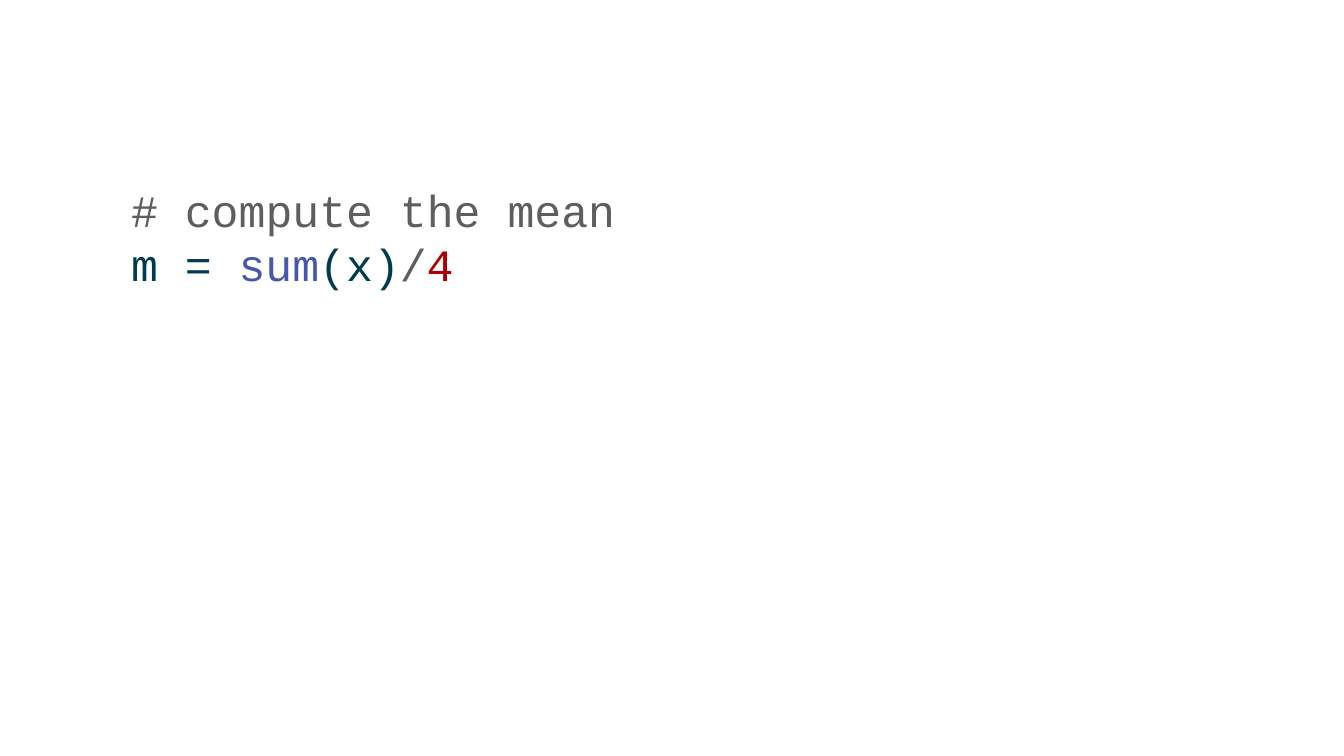
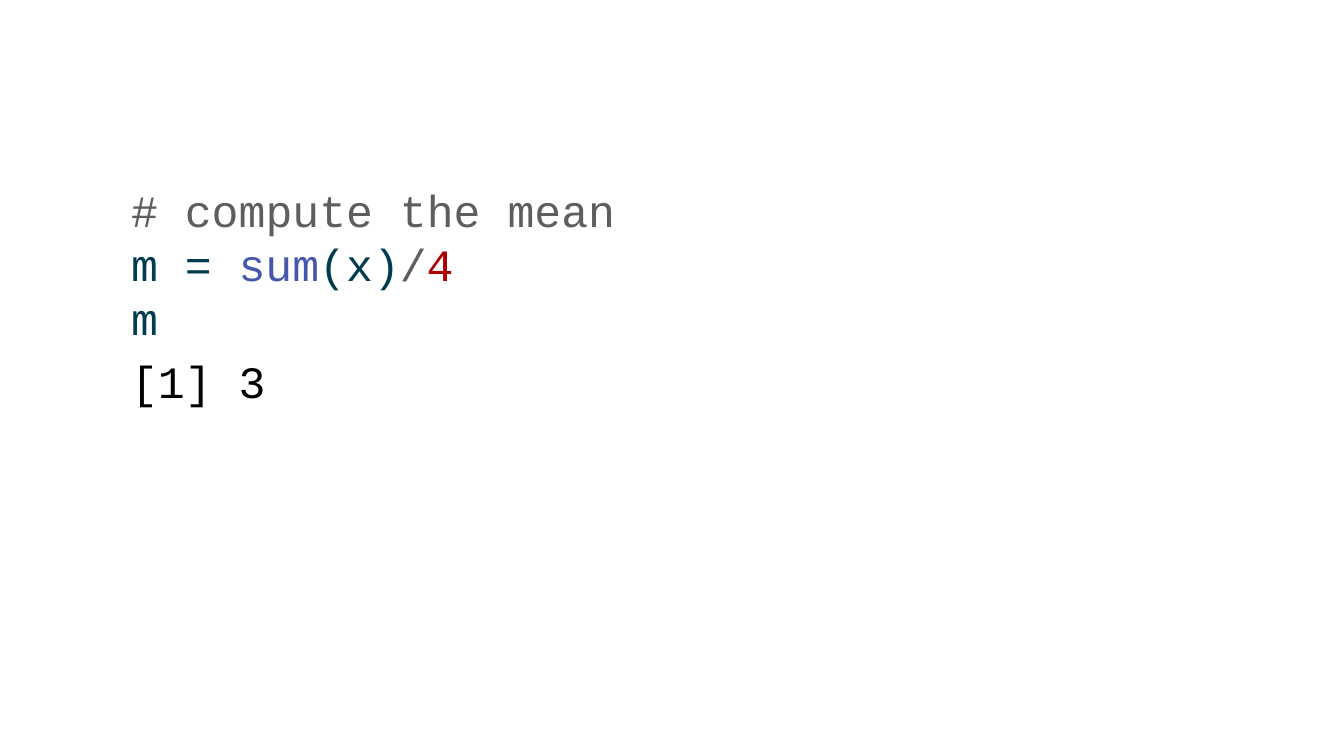
Before and after one commit to data-202/fa24, a slide deck: slide 6 of docs/weeks/week02.pptx. Drawn at 1344x756 pixels with LibreOffice and Linux fonts; fonts in the diff are those of the drawing. Boxes give left, top, right and bottom in pixels: in the first picture for what was removed or moved away, otherwise in the second. Text is boxed around its words. In the diff, an @@ line names an element or a change of style, - is before the commit and + after.

```diff
--- a/docs/weeks/week02.pptx
+++ b/docs/weeks/week02.pptx
@@ text at [131, 196, 616, 408]: text changed @@
-# compute the mean
-m = sum(x)/4
+# compute the mean
+m = sum(x)/4
+m
+[1] 3
```
Also in this commit, not shown: 8 other files.
